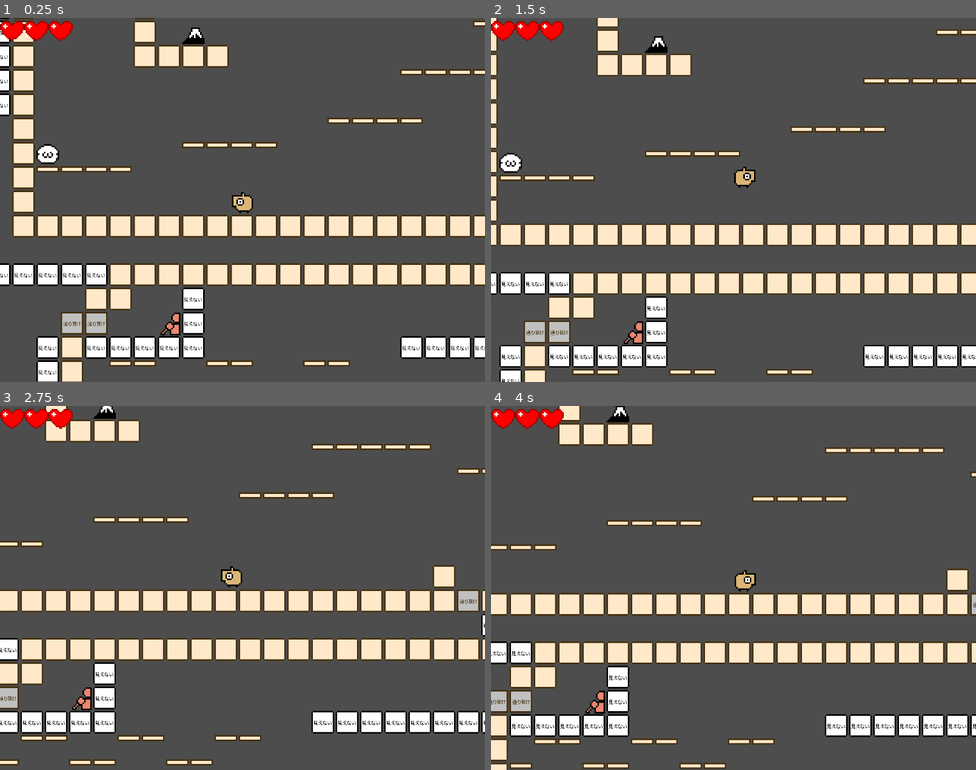
Above: before the commit, frames 1-4 (two rows, left to right).
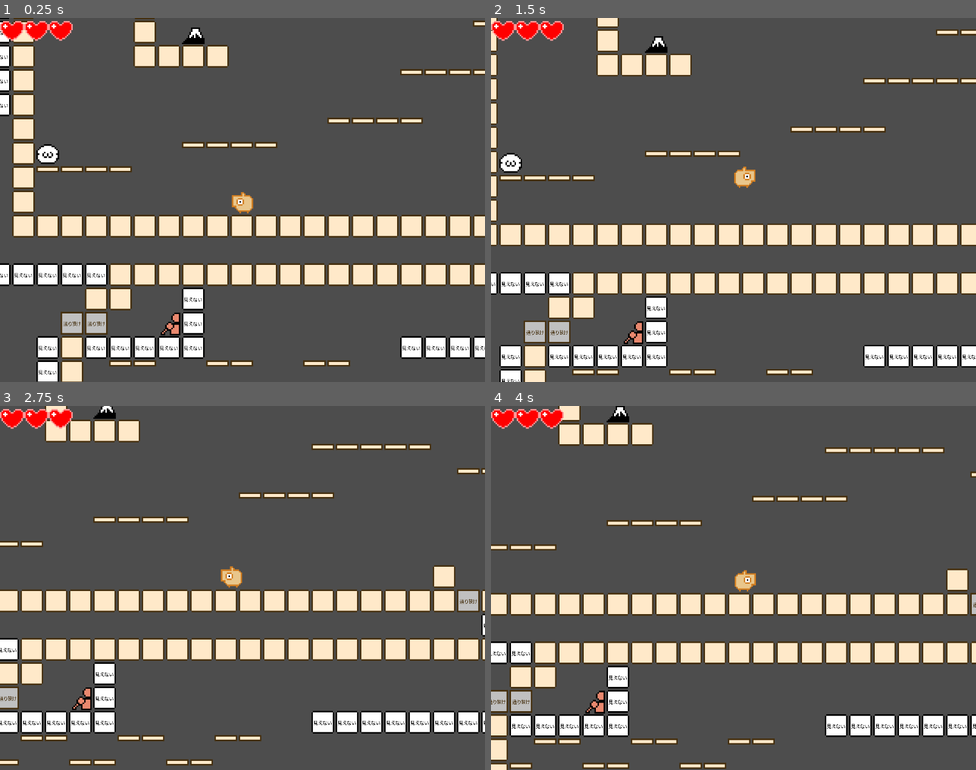
Above: after the commit, the same moments.

Repository: syun77/gd_ino
Game: Godot game, scene res://Main.tscn
Same seed, same stepped clock (60 frames per second), same inputs: the game is played once before the commit and once after it.
Inputs (mouse positions are in pixels of both pictures, inside the frame that each line leads up to):
- Up to frame 1 (0.25 s): no input
- Up to frame 2 (1.5 s): move the mouse to (840, 181) at 0.52 s; hold Space (action) 0.53-1.28 s; hold Right (ui_right) from 0.53 s (still down); move the mouse to (636, 218) at 1.27 s; tap Space (action) at 1.35 s
- Up to frame 3 (2.75 s): move the mouse to (291, 507) at 2.02 s; release Right (ui_right) at 2.03 s; hold Left (ui_left) from 2.03 s (still down); hold Space (action) from 2.03 s (still down)
- Up to frame 4 (4 s): move the mouse to (709, 660) at 2.77 s; release Left (ui_left) at 2.78 s; release Space (action) at 2.78 s; hold Right (ui_right) from 2.78 s (still down); tap Space (action) at 2.85 s; move the mouse to (879, 642) at 3.52 s; hold Space (action) from 3.53 s (still down)

The runs differ from the first frame. In frame 1, 0.3% of the frame differs, in the area x 0-53%, y 0-54%; in frame 2, 0.3%; in frame 3, 0.3%, in the area x 0-50%, y 0-50%; in frame 4, 0.3%.

Commit message:
ライフ画像を更新

Diff:
--- a/gd_ino/src/player/Player.gd
+++ b/gd_ino/src/player/Player.gd
@@ -87,7 +87,7 @@
 		if _timer_recovery >= v:
 			# HP回復.
 			hp += 1
-			Common.play_se("heal")
+			Common.play_se("heal", 1)
 			_timer_recovery -= v
 	else:
 		_timer_recovery = 0
Binary file changed: gd_ino/assets/images/health.png
Binary file changed: gd_ino/assets/images/player.png
